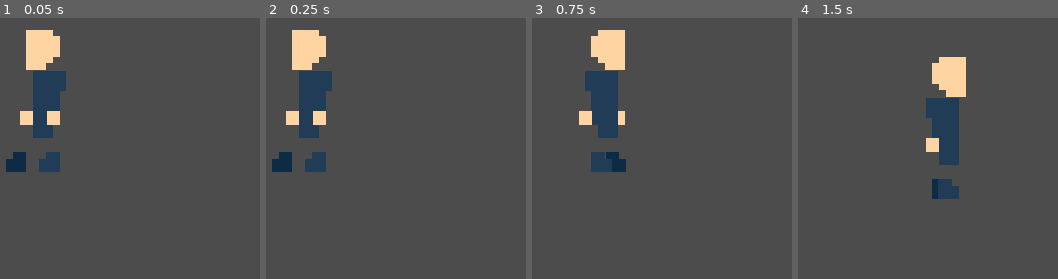
Above: before the commit, frames 1-4 (left to right).
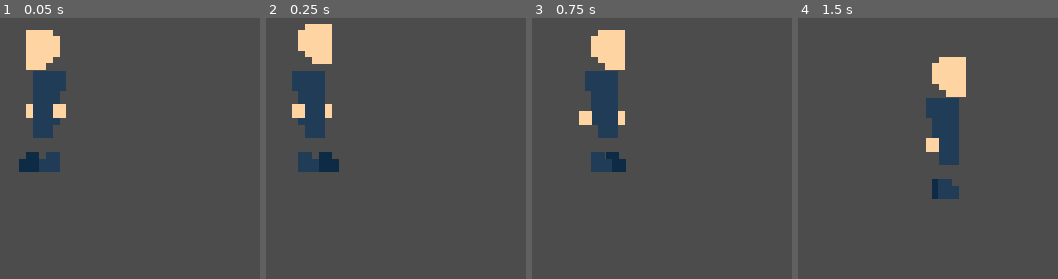
Above: after the commit, the same moments.

Repository: marco-vito/Low-Rez-Jam-2019
Game: Godot game, scene res://Entities/Player/Player.tscn
Same seed, same stepped clock (60 frames per second), same inputs: the game is played once before the commit and once after it. This scene is started directly instead of the project's main scene.
Inputs:
- Up to frame 1 (0.05 s): no input
- Up to frame 2 (0.25 s): no input
- Up to frame 3 (0.75 s): tap Enter at 0.5 s; hold Right (ui_right) from 0.53 s (still down)
- Up to frame 4 (1.5 s): release Right (ui_right) at 1.28 s; hold Down (ui_down) from 1.28 s (still down)

The runs differ from the first frame. In frame 1, 1.4% of the frame differs, in the area x 2-26%, y 32-60%; in frame 2, 4.0%, in the area x 2-29%, y 2-60%; in frame 3, nothing differs; in frame 4, nothing differs.

Commit message:
Fixed bug with character movement
Fixed a bug that made the character move indefinitely

Diff:
--- a/Entities/Player/Player.gd
+++ b/Entities/Player/Player.gd
@@ -1,6 +1,6 @@
 extends "res://Entities/Entity.gd"
 
-var animDirection
+var animDirection = "right"
 
 enum States {IDLE, MOVING}
 var state = States.IDLE
@@ -24,12 +24,14 @@
 	elif Input.is_action_pressed("ui_right"):
 		direction = Vector2(dirX[Directions.RIGHT], dirY[Directions.RIGHT])
 		animDirection = "right"
-	if Input.is_action_pressed("ui_up"):
+	elif Input.is_action_pressed("ui_up"):
 		direction = Vector2(dirX[Directions.UP], dirY[Directions.UP])
 		animDirection = "right"
 	elif Input.is_action_pressed("ui_down"):
 		direction = Vector2(dirX[Directions.DOWN], dirY[Directions.DOWN])
 		animDirection = "right"
+	else:
+		direction = Vector2(0,0)
 	if direction != Vector2(0,0):
 		state = States.MOVING
 	else:
--- a/Entities/Player/Player.tscn
+++ b/Entities/Player/Player.tscn
@@ -157,7 +157,7 @@
 "values": [ true ]
 }
 
-[sub_resource type="Animation" id=5]
+[sub_resource type="Animation" id=1]
 resource_name = "idleright"
 loop = true
 tracks/0/type = "value"
@@ -242,7 +242,7 @@
 "times": PoolRealArray( 0.124884 ),
 "transitions": PoolRealArray( 1 ),
 "update": 1,
-"values": [ true ]
+"values": [ false ]
 }
 tracks/7/type = "value"
 tracks/7/path = NodePath("Hand Back:flip_h")
@@ -254,7 +254,7 @@
 "times": PoolRealArray( 0.124884 ),
 "transitions": PoolRealArray( 1 ),
 "update": 1,
-"values": [ true ]
+"values": [ false ]
 }
 tracks/8/type = "value"
 tracks/8/path = NodePath("Body:flip_h")
@@ -266,7 +266,7 @@
 "times": PoolRealArray( 0.124884 ),
 "transitions": PoolRealArray( 1 ),
 "update": 1,
-"values": [ true ]
+"values": [ false ]
 }
 tracks/9/type = "value"
 tracks/9/path = NodePath("Hand Front:flip_h")
@@ -278,7 +278,7 @@
 "times": PoolRealArray( 0.124884 ),
 "transitions": PoolRealArray( 1 ),
 "update": 1,
-"values": [ true ]
+"values": [ false ]
 }
 tracks/10/type = "value"
 tracks/10/path = NodePath("Foot Back:flip_h")
@@ -290,7 +290,7 @@
 "times": PoolRealArray( 0.124884 ),
 "transitions": PoolRealArray( 1 ),
 "update": 1,
-"values": [ true ]
+"values": [ false ]
 }
 tracks/11/type = "value"
 tracks/11/path = NodePath("Foot Front:flip_h")
@@ -302,7 +302,7 @@
 "times": PoolRealArray( 0.124884 ),
 "transitions": PoolRealArray( 1 ),
 "update": 1,
-"values": [ true ]
+"values": [ false ]
 }
 
 [sub_resource type="Animation" id=3]
@@ -645,8 +645,8 @@
 flip_h = true
 
 [node name="AnimationPlayer" type="AnimationPlayer" parent="Sprites"]
-anims/idleleft = SubResource( 1 )
-anims/idleright = SubResource( 5 )
+anims/idleleft = SubResource( 5 )
+anims/idleright = SubResource( 1 )
 anims/walkleft = SubResource( 3 )
 anims/walkright = SubResource( 2 )
 
Not shown: 1 places in Entities/Player/Player.tscn that only renumber resources
